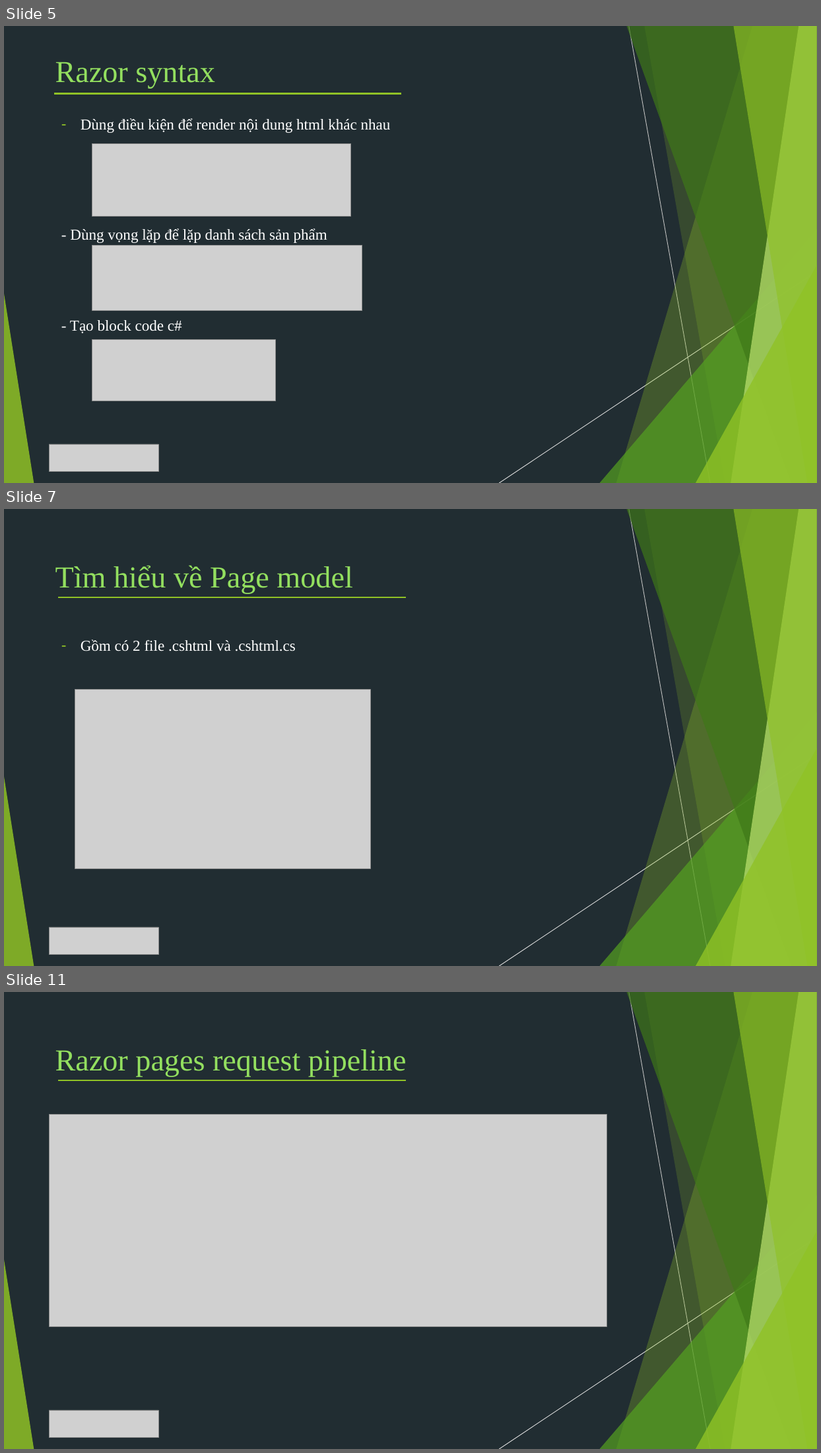
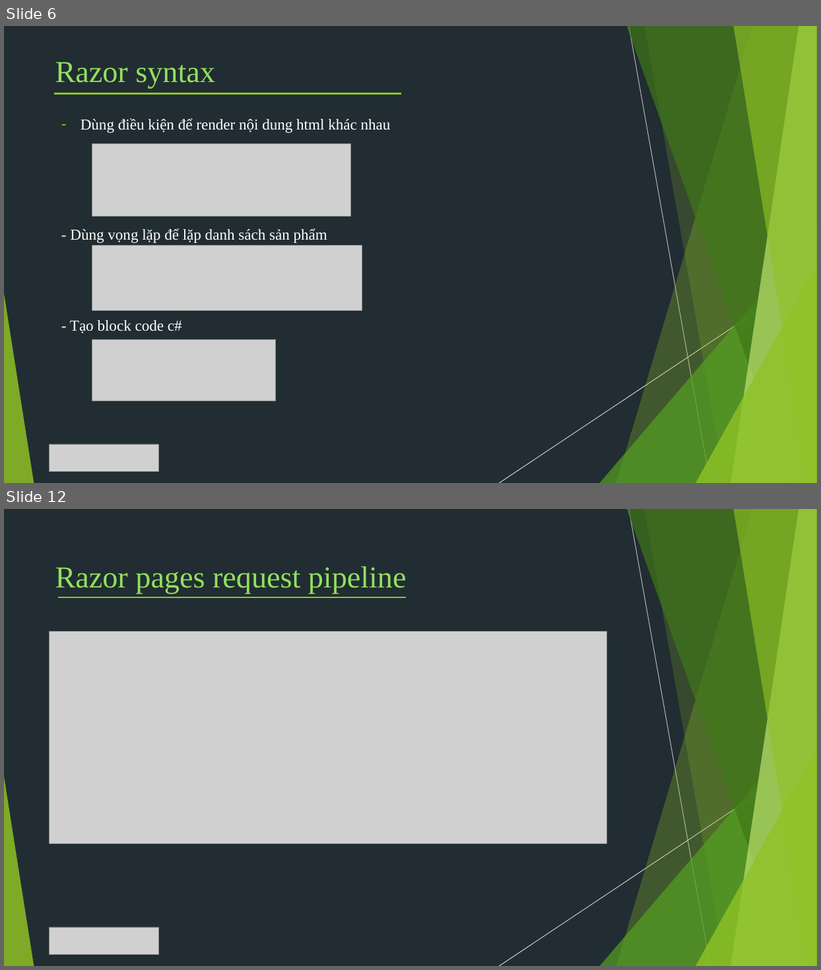
Before and after one commit to TechMarDay/RazorPage, a slide deck: Razor pages.pptx. Shown one above the other, each under a label of ours: slides 5, 7 and 11 before the commit, slides 6 and 12 after it; the slides between them are not shown. The pictures are 821x1453 and 821x970 pixels, drawn with LibreOffice and Linux fonts; fonts in the diff are those of the drawing; grey boxes stand for pictures. Boxes give left, top, right and bottom in pixels: in the first picture for what was removed or moved away, otherwise in the second. Text is boxed around its words. In the diff, an @@ line names an element or a change of style, - is before the commit and + after.

```diff
--- a/Razor pages.pptx
+++ b/Razor pages.pptx
@@ slide 7 removed at [4,509,817,966], background #212D32; not listed: 10 template elements that a slide beside it also shows @@
@@ text removed at [55,565,352,593] @@
-Tìm hiểu về Page model
@@ line removed from (58, 597) to (406, 597) @@
@@ text removed at [81,640,296,652] @@
-– Gồm có 2 file .cshtml và .cshtml.cs
@@ picture removed at [75,690,370,869] @@
@@ picture removed at [49,927,158,955] @@
@@ what was slide 5 is now slide 6 @@
@@ what was slide 11 is now slide 12 @@
```
Also in this commit, not shown: 17 slides changed, 4 slides added, 2 other slides removed.
